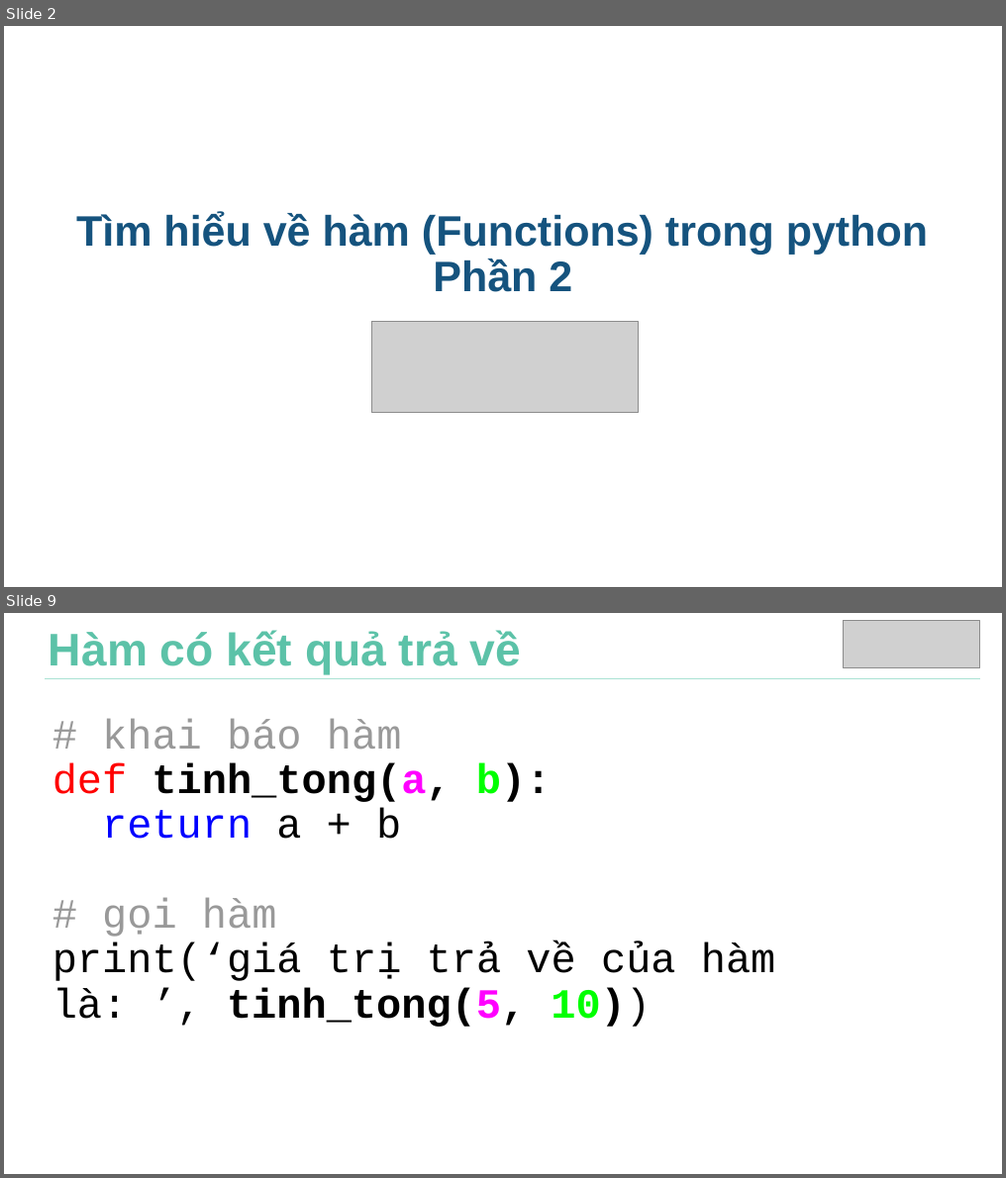
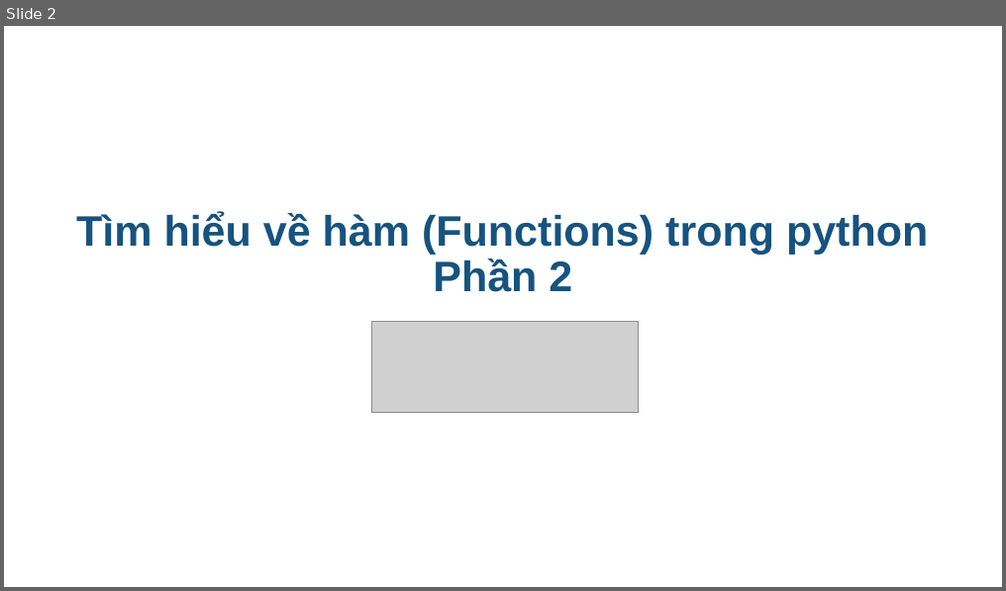
Before and after one commit to thaycacac/kids-dev, a slide deck: lv2/chapter2/chapter2.pptx. Shown one above the other, each under a label of ours: slides 2 and 9 before the commit, slide 2 after it; the slides between them are not shown. The pictures are 1006x1178 and 1006x591 pixels, drawn with LibreOffice and Linux fonts; fonts in the diff are those of the drawing; grey boxes stand for pictures; background and template pictures are left out. Boxes give left, top, right and bottom in pixels: in the first picture for what was removed or moved away, otherwise in the second. Text is boxed around its words. In the diff, an @@ line names an element or a change of style, - is before the commit and + after.

```diff
--- a/lv2/chapter2/chapter2.pptx
+++ b/lv2/chapter2/chapter2.pptx
@@ slide 9 removed at <box>4,613,1002,1174</box>, background picture (left out) @@
@@ title removed at <box>49,630,521,675</box> @@
-Hàm có kết quả trả về
@@ picture removed at <box>844,621,980,667</box> @@
@@ line removed from (980, 679) to (45, 679) @@
@@ text removed at <box>53,718,776,1027</box> @@
-# khai báo hàm
-def tinh_tong(a, b):
-return a + b
-# gọi hàm
-print(‘giá trị trả về của hàm là: ’, tinh_tong(5, 10))
```
Also in this commit, not shown: 3 other slides changed, 3 slides added, 21 other slides removed, 6 other files.
